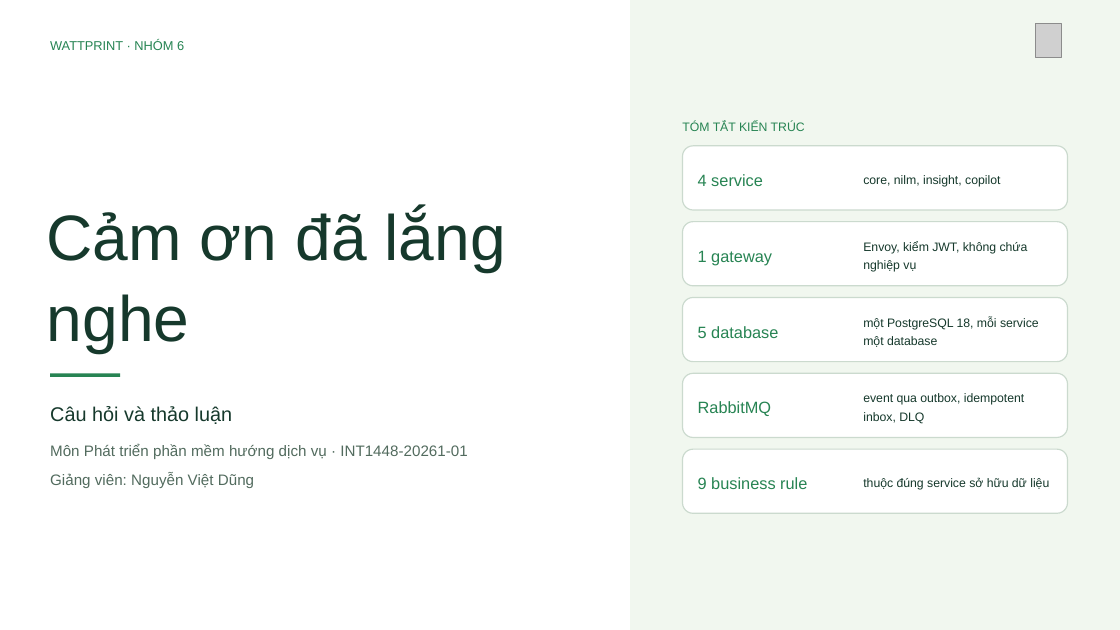
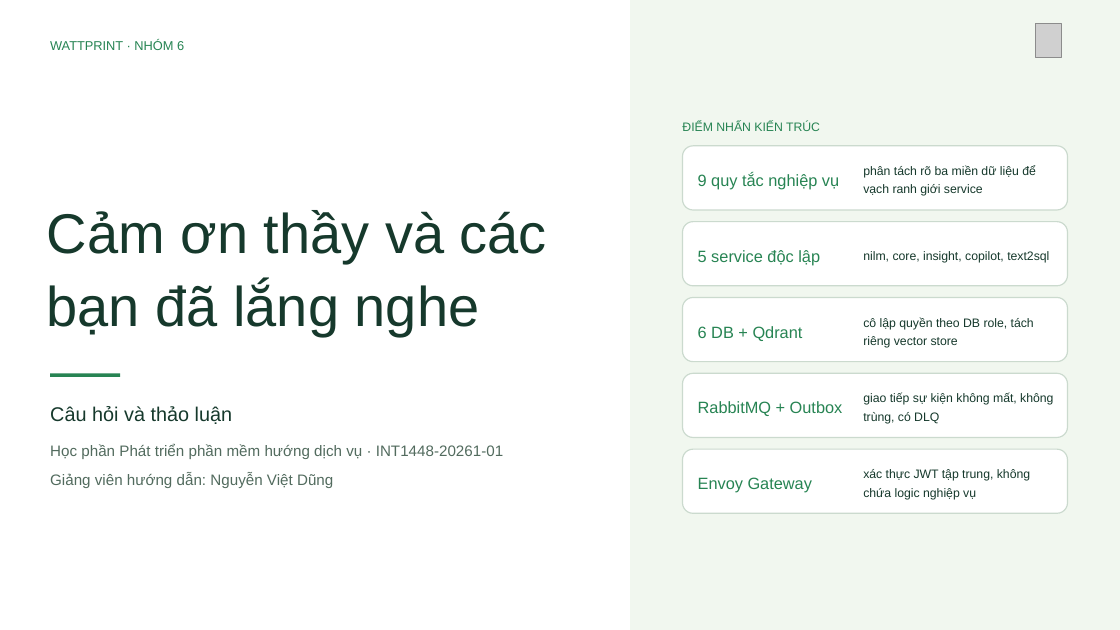
Before and after one commit to daFoggo/wattprint-backend, a slide deck: slide 14 of docs/soa/SOA-WattPrint-Slide.pptx (slide 11 before the commit). Drawn at 1120x630 pixels with LibreOffice and Linux fonts; fonts in the diff are those of the drawing; grey boxes stand for pictures. Boxes give left, top, right and bottom in pixels: in the first picture for what was removed or moved away, otherwise in the second. Text is boxed around its words. In the diff, an @@ line names an element or a change of style, - is before the commit and + after.

```diff
--- a/docs/soa/SOA-WattPrint-Slide.pptx
+++ b/docs/soa/SOA-WattPrint-Slide.pptx
@@ text at [682,122,820,131]: text changed @@
-TÓM TẮT KIẾN TRÚC
+ĐIỂM NHẤN KIẾN TRÚC
@@ text at [698,173,839,190]: text changed @@
-4 service
+9 quy tắc nghiệp vụ
@@ text at [863,165,1036,196]: text changed @@
-core, nilm, insight, copilot
+phân tách rõ ba miền dữ liệu để vạch ranh giới service
@@ text at [47,210,547,336]: text changed; size 82.5 to 72 pt @@
-Cảm ơn đã lắng nghe
+Cảm ơn thầy và các bạn đã lắng nghe
@@ text at [698,250,820,265]: text changed @@
-1 gateway
+5 service độc lập
@@ text at [863,251,1049,263]: text changed @@
-Envoy, kiểm JWT, không chứa nghiệp vụ
+nilm, core, insight, copilot, text2sql
@@ text at [698,326,803,341]: text changed @@
-5 database
+6 DB + Qdrant
@@ text at [863,317,1034,348]: text changed @@
-một PostgreSQL 18, mỗi service một database
+cô lập quyền theo DB role, tách riêng vector store
@@ text at [698,401,843,416]: text changed @@
-RabbitMQ
+RabbitMQ + Outbox
@@ text at [863,393,1053,424]: text changed @@
-event qua outbox, idempotent inbox, DLQ
+giao tiếp sự kiện không mất, không trùng, có DLQ
@@ text at [50,444,503,459]: text changed @@
-Môn Phát triển phần mềm hướng dịch vụ · INT1448-20261-01
+Học phần Phát triển phần mềm hướng dịch vụ · INT1448-20261-01
@@ text at [50,473,333,488]: text changed @@
-Giảng viên: Nguyễn Việt Dũng
+Giảng viên hướng dẫn: Nguyễn Việt Dũng
@@ text at [698,477,812,493]: text changed @@
-9 business rule
+Envoy Gateway
@@ text at [863,469,1030,500]: text changed @@
-thuộc đúng service sở hữu dữ liệu
+xác thực JWT tập trung, không chứa logic nghiệp vụ
```
Also in this commit, not shown: 5 other slides changed, 8 slides added, 5 slides removed, 29 other files.
